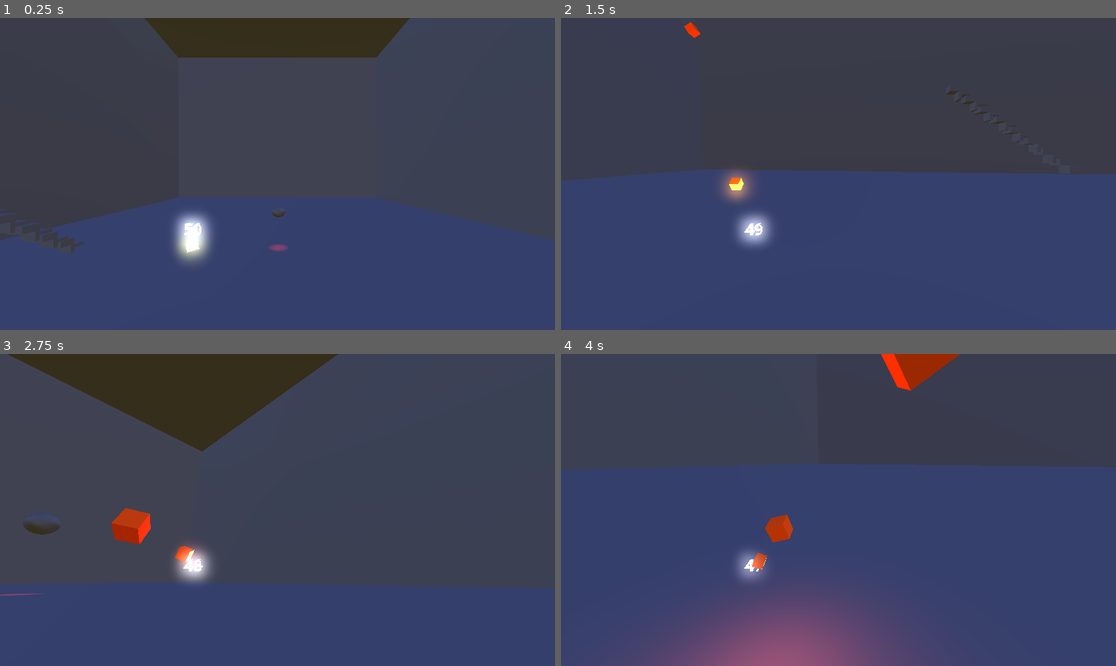
Above: before the commit, frames 1-4 (two rows, left to right).
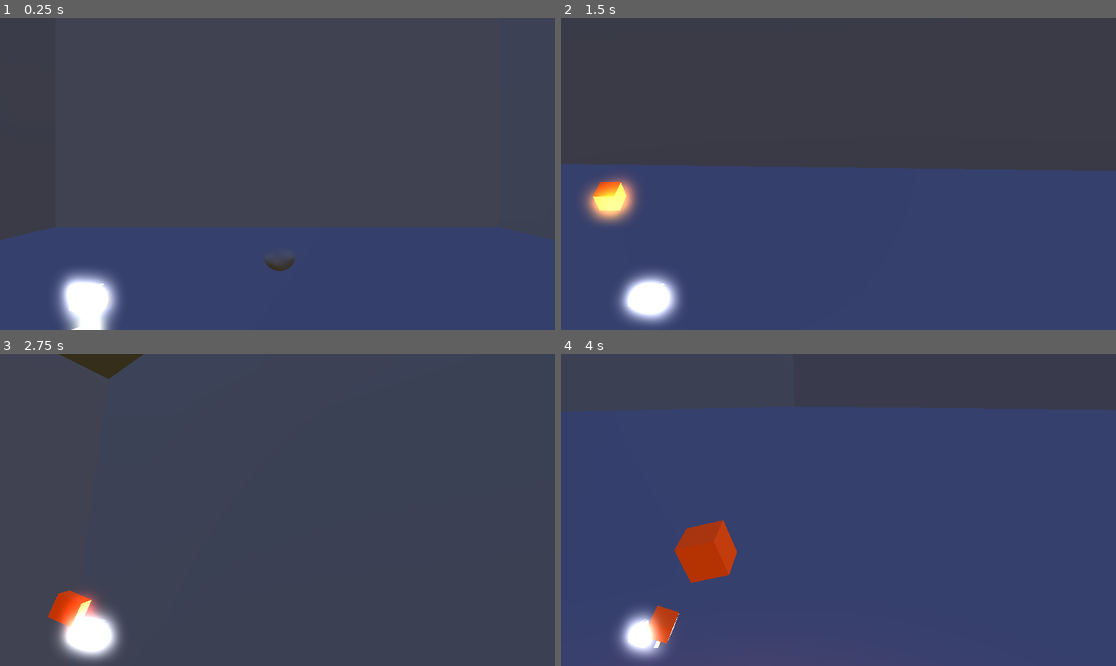
Above: after the commit, the same moments.

Repository: tiger94un/do_share_godot_project
Game: Godot game, scene res://just to test/playable_testmap.tscn
Same seed, same stepped clock (60 frames per second), same inputs: the game is played once before the commit and once after it.
Inputs (mouse positions are in pixels of both pictures, inside the frame that each line leads up to):
- Up to frame 1 (0.25 s): no input
- Up to frame 2 (1.5 s): move the mouse to (866, 174) at 0.52 s; hold W (forward) from 0.53 s (still down); tap Shift (run) at 0.6, 1.35 s; tap Space (jump) at 0.77 s; move the mouse to (810, 174) at 1.27 s
- Up to frame 3 (2.75 s): keep holding W (forward); tap Space (jump) at 1.52 s; move the mouse to (288, 503) at 2.02 s; tap Shift (run) at 2.1 s
- Up to frame 4 (4 s): keep holding W (forward); move the mouse to (832, 516) at 2.77 s; tap Shift (run) at 2.85, 3.6 s; tap Space (jump) at 3.02, 3.77 s; move the mouse to (877, 513) at 3.52 s

The runs differ from the first frame. In frame 1, 14% of the frame differs, in the area x 0-90%, y 0-100%; in frame 2, 5.9%; in frame 3, 33%, in the area x 0-100%, y 0-100%; in frame 4, 30%.

Commit message:
bot to change

Diff:
--- a/for player/mesh or art for player/player.tscn
+++ b/for player/mesh or art for player/player.tscn
@@ -62,6 +62,7 @@
 
 [node name="Camera3D" type="Camera3D" parent="head/movelikesholder"]
 doppler_tracking = 1
+fov = 37.8493
 
 [node name="OmniLight3D" type="OmniLight3D" parent="head/movelikesholder/Camera3D"]
 transform = Transform3D(1, 0, 0, 0, 1, 0, 0, 0, 1, -0.468982, -0.304141, -1.13672)
